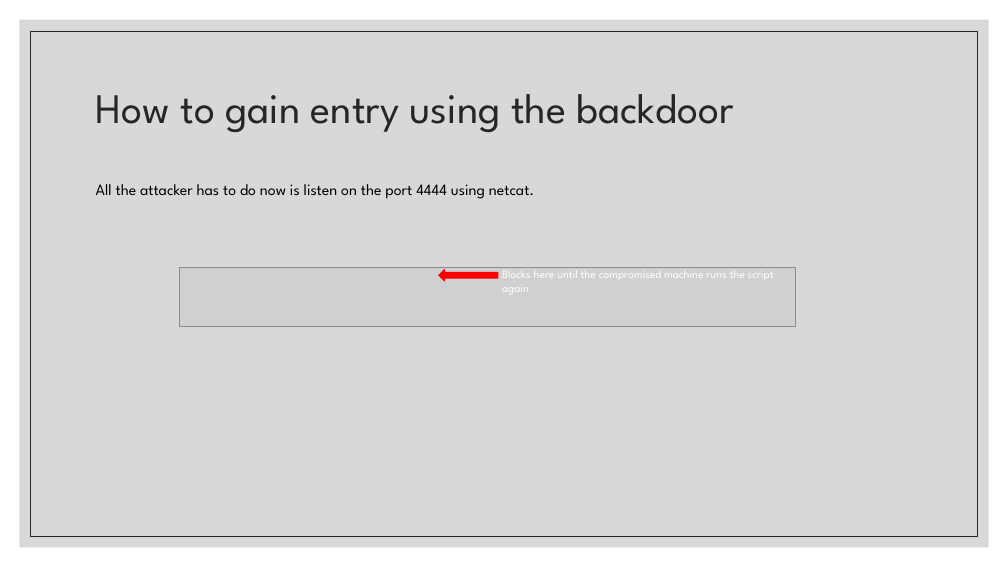
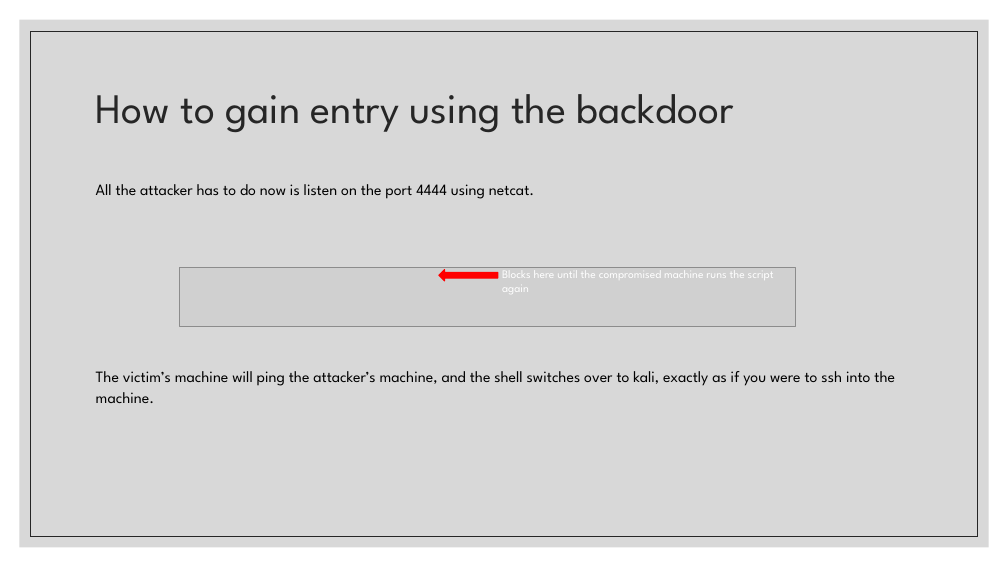
Before and after one commit to JulianKeller/cs425-backdoor, a slide deck: slide 12 of Documents/Remote_attacks_and_backdoors.pptx. Drawn at 1008x567 pixels with LibreOffice and Linux fonts; fonts in the diff are those of the drawing; grey boxes stand for pictures. Boxes give left, top, right and bottom in pixels: in the first picture for what was removed or moved away, otherwise in the second. Text is boxed around its words. In the diff, an @@ line names an element or a change of style, - is before the commit and + after.

```diff
--- a/Documents/Remote_attacks_and_backdoors.pptx
+++ b/Documents/Remote_attacks_and_backdoors.pptx
@@ text at (96, 184, 895, 403): text changed @@
-All the attacker has to do now is listen on the port 4444 using netcat.
+All the attacker has to do now is listen on the port 4444 using netcat.
+The victim’s machine will ping the attacker’s machine, and the shell switches over to kali, exactly as if you were to ssh into the machine.
```
Also in this commit, not shown: 8 other slides changed.
